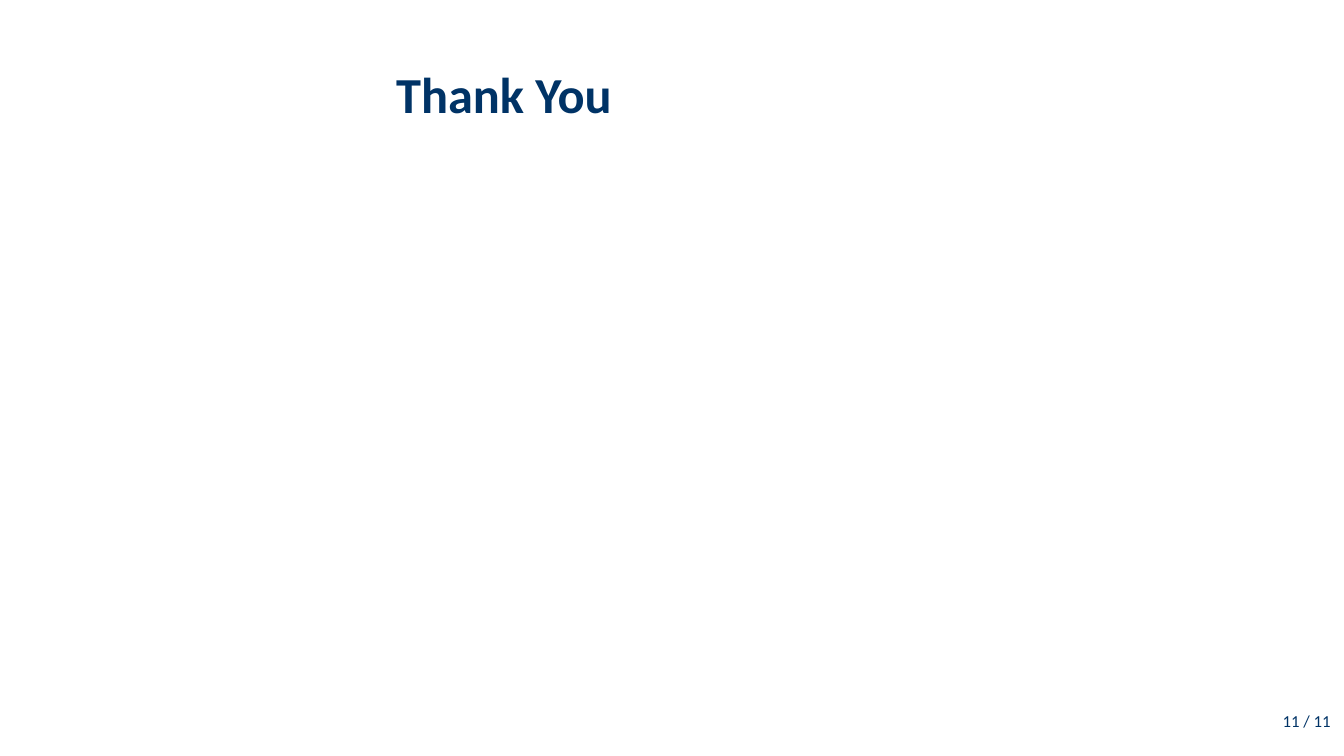
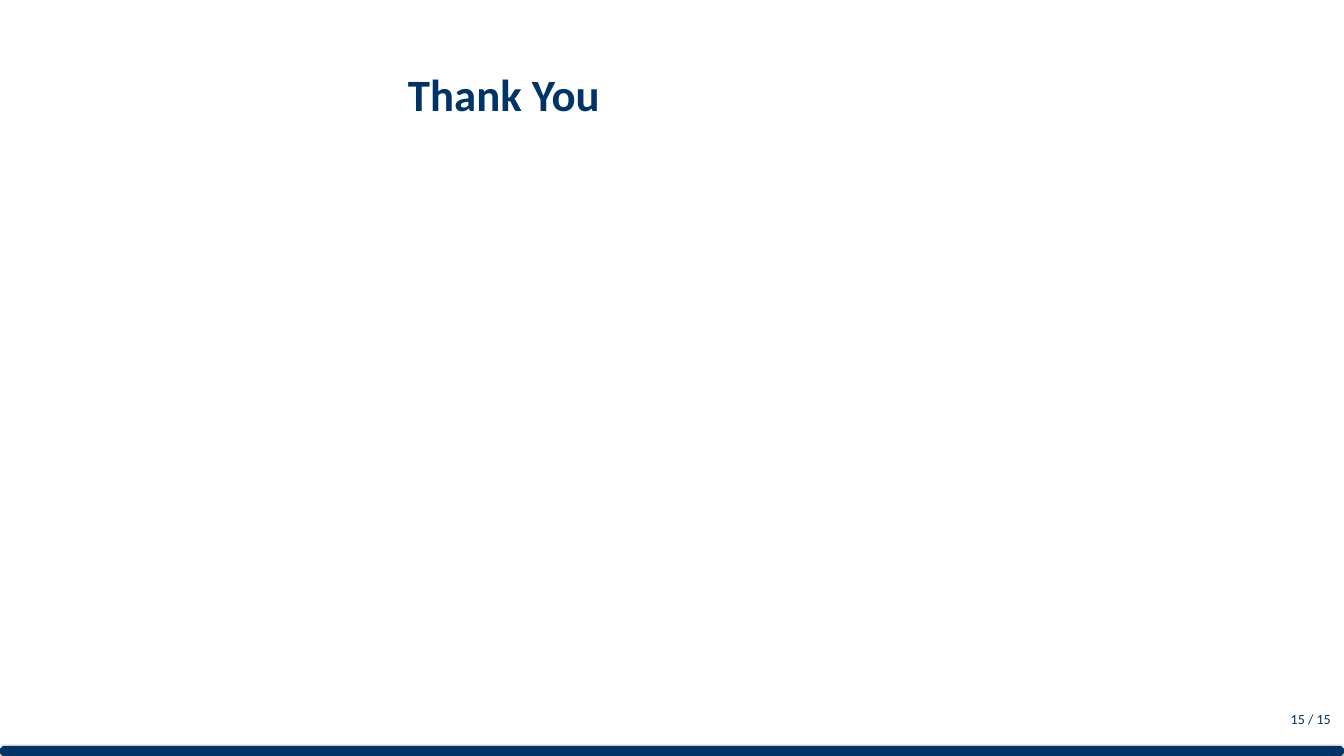
Before and after one commit to DESMOND135/DOCVQA-RAG-PERCEPTION-BENCHMARK, a slide deck: slide 16 of presentation/presentation.pptx (slide 12 before the commit). Drawn at 1344x756 pixels with LibreOffice and Linux fonts; fonts in the diff are those of the drawing. Boxes give left, top, right and bottom in pixels: in the first picture for what was removed or moved away, otherwise in the second. Text is boxed around its words. In the diff, an @@ line names an element or a change of style, - is before the commit and + after.

Commit message:
Defense Presentation Masterclass: Separated diagrams for visual impact, centralized all slide titles, and implemented a premium Navy Blue branding system with progress tracking.

```diff
--- a/presentation/presentation.pptx
+++ b/presentation/presentation.pptx
@@ title "Thank You" at (408, 79, 600, 112): size 36 to 32 pt @@
@@ text at (1291, 715, 1331, 724): text changed; size 12 to 10 pt @@
-11 / 11
+15 / 15
@@ octagon added at (0, 746, 1344, 756), fill #003366 @@
```
Also in this commit, not shown: 11 other slides changed, 4 slides added, 2 other files.
